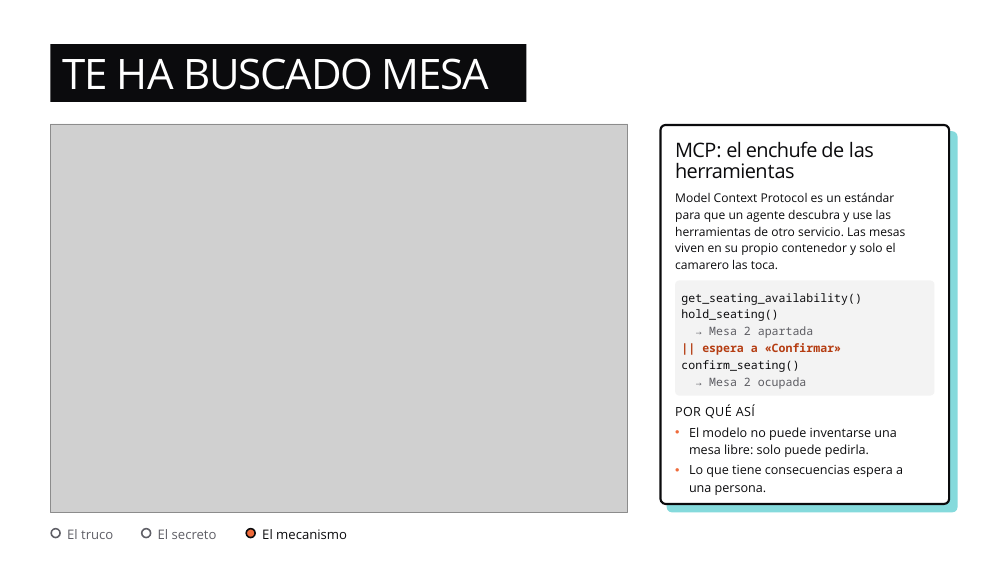
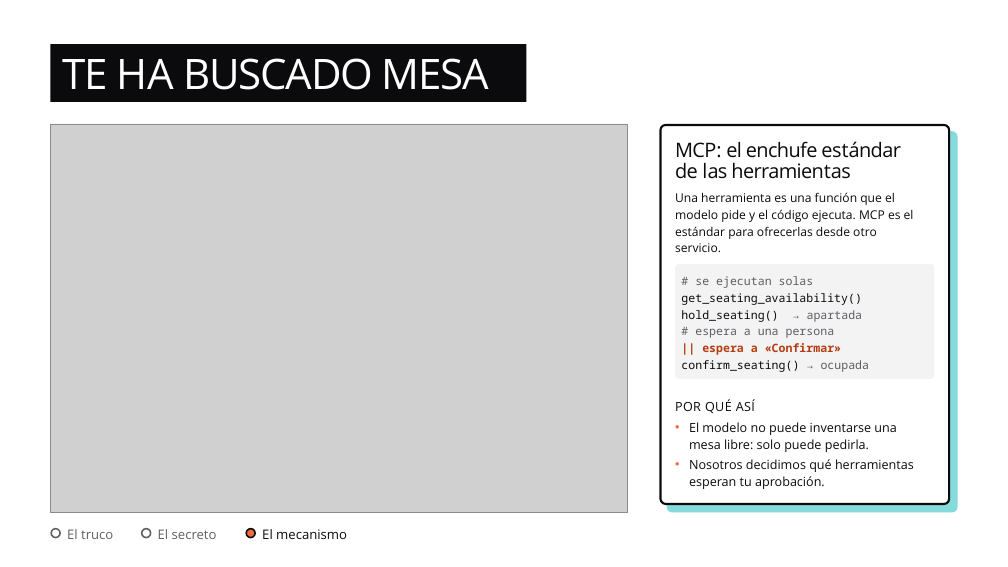
Before and after one commit to dsanchor/morcillaconf, a slide deck: slide 17 of docs/charla/no-es-magia.pptx. Drawn at 1008x567 pixels with LibreOffice and Linux fonts; fonts in the diff are those of the drawing; grey boxes stand for pictures. Boxes give left, top, right and bottom in pixels: in the first picture for what was removed or moved away, otherwise in the second. Text is boxed around its words. In the diff, an @@ line names an element or a change of style, - is before the commit and + after.

```diff
--- a/docs/charla/no-es-magia.pptx
+++ b/docs/charla/no-es-magia.pptx
@@ text at [675, 141, 900, 179]: text changed @@
-MCP: el enchufe de las
-herramientas
+MCP: el enchufe estándar
+de las herramientas
@@ text at [675, 192, 914, 252]: text changed @@
-Model Context Protocol es un estándar
-para que un agente descubra y use las
-herramientas de otro servicio. Las mesas
-viven en su propio contenedor y solo el
-camarero las toca.
+Una herramienta es una función que el
+modelo pide y el código ejecuta. MCP es el
+estándar para ofrecerlas desde otro
+servicio.
@@ rounded rectangle: place and size @@
-rounded rectangle at [675, 281, 935, 395]
+rounded rectangle at [675, 264, 935, 379]
@@ text "# se ejecutan solas": place and size @@
-text "# se ejecutan solas" at [681, 293, 862, 389]
+text "# se ejecutan solas" at [681, 276, 870, 372]
@@ text at [695, 276, 814, 288]: paragraph added @@
+# se ejecutan solas
@@ text at [681, 310, 863, 338]: text changed; text colour #0B0B0D to #5D5D63 @@
-hold_seating()
-→ Mesa 2 apartada
+hold_seating() → apartada
+# espera a una persona
@@ text at [681, 360, 870, 372]: text changed @@
-confirm_seating()
-→ Mesa 2 ocupada
+confirm_seating() → ocupada
@@ text "POR QUÉ ASÍ": place and size @@
-text "POR QUÉ ASÍ" at [675, 404, 755, 418]
+text "POR QUÉ ASÍ" at [675, 399, 755, 413]
@@ text at [689, 459, 914, 489]: text changed @@
-• Lo que tiene consecuencias espera a
-  una persona.
+• Nosotros decidimos qué herramientas
+  esperan tu aprobación.
```
Also in this commit, not shown: 14 other slides changed, 3 slides added, 3 slides removed, 2 other files.
